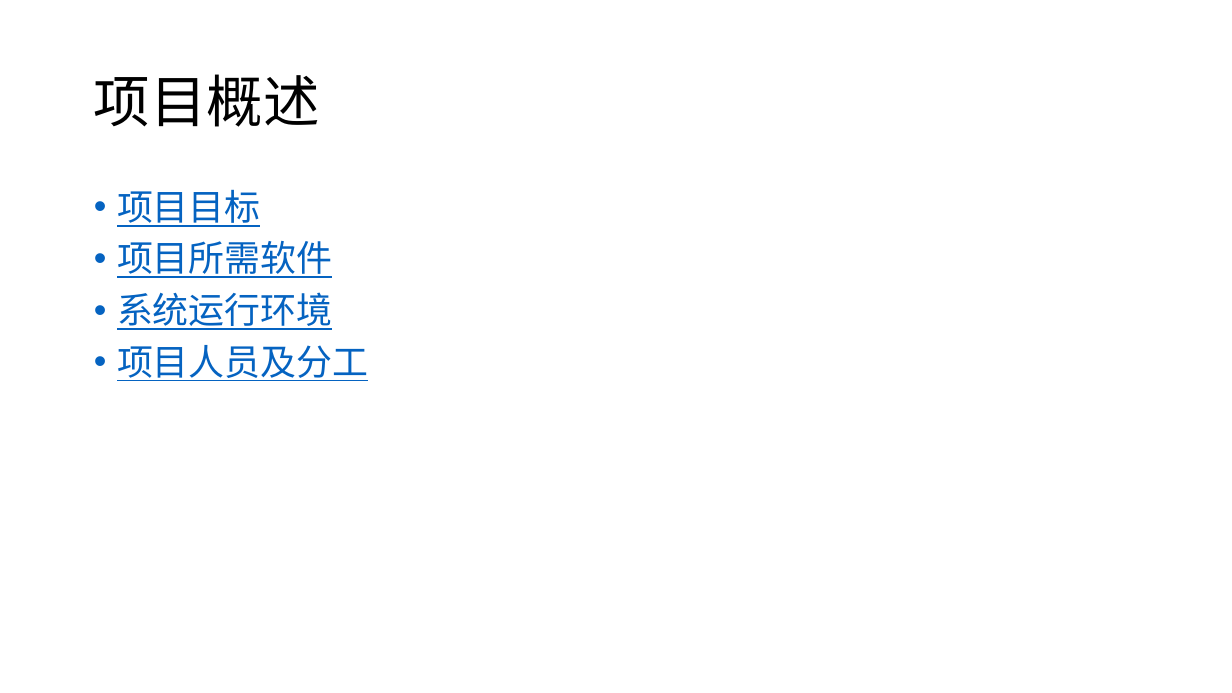
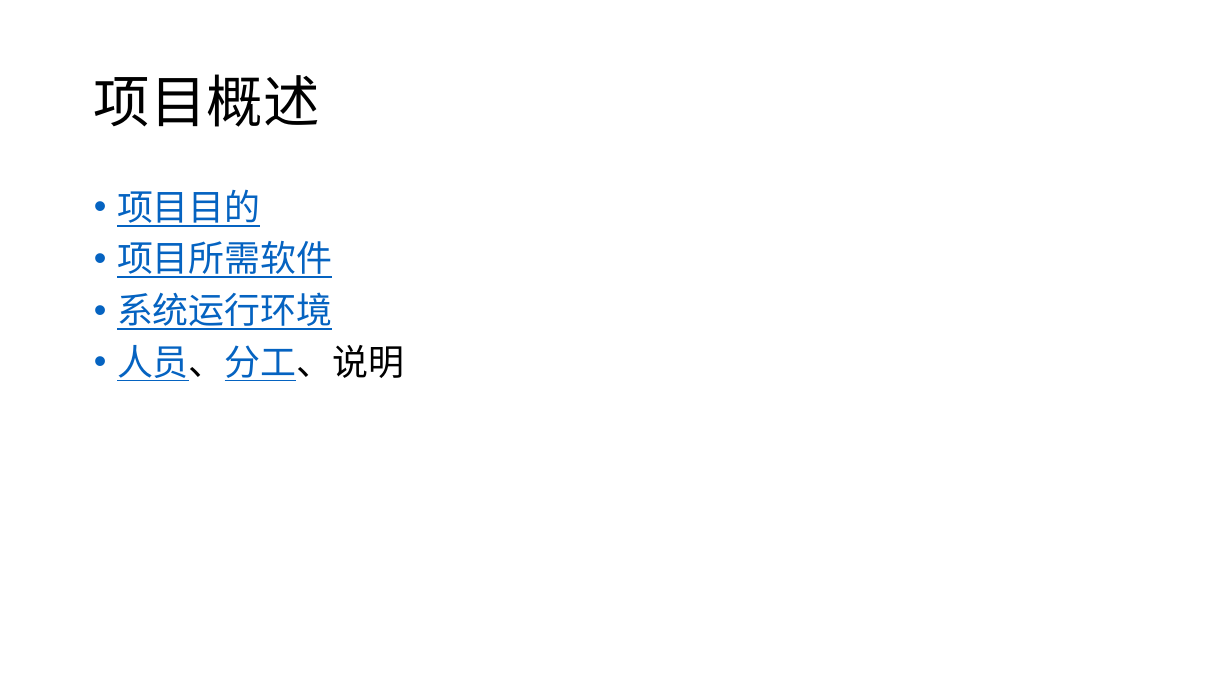
Before and after one commit to twn422/PRD2017, a slide deck: slide 11 of PRD-2017-G24/STW/受控文件/分析设计/项目总体计划/总体项目计划.pptx (slide 9 before the commit). Drawn at 1232x693 pixels with LibreOffice and Linux fonts; fonts in the diff are those of the drawing. Boxes give left, top, right and bottom in pixels: in the first picture for what was removed or moved away, otherwise in the second. Text is boxed around its words. In the diff, an @@ line names an element or a change of style, - is before the commit and + after.

Commit message:
总体项目计划正式版

```diff
--- a/PRD-2017-G24/STW/受控文件/分析设计/项目总体计划/总体项目计划.pptx
+++ b/PRD-2017-G24/STW/受控文件/分析设计/项目总体计划/总体项目计划.pptx
@@ text at (117, 189, 261, 227): text changed @@
-• 项目目标
+• 项目目的
@@ text at (117, 345, 404, 381): text changed @@
-• 项目人员及分工
+• 人员、分工、说明
```
Also in this commit, not shown: 8 other slides changed, 13 slides added, 1 slide removed, 6 other files.
